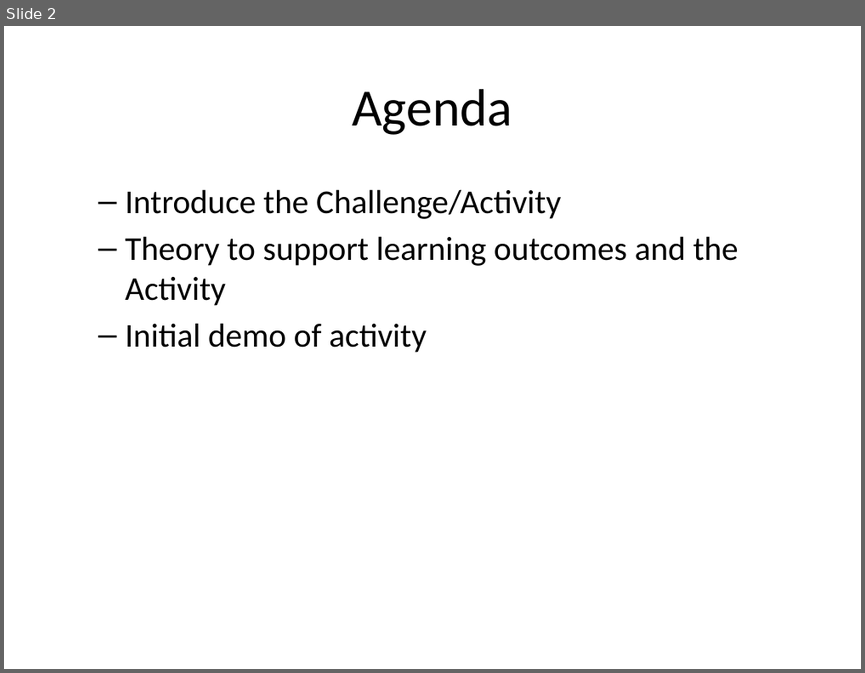
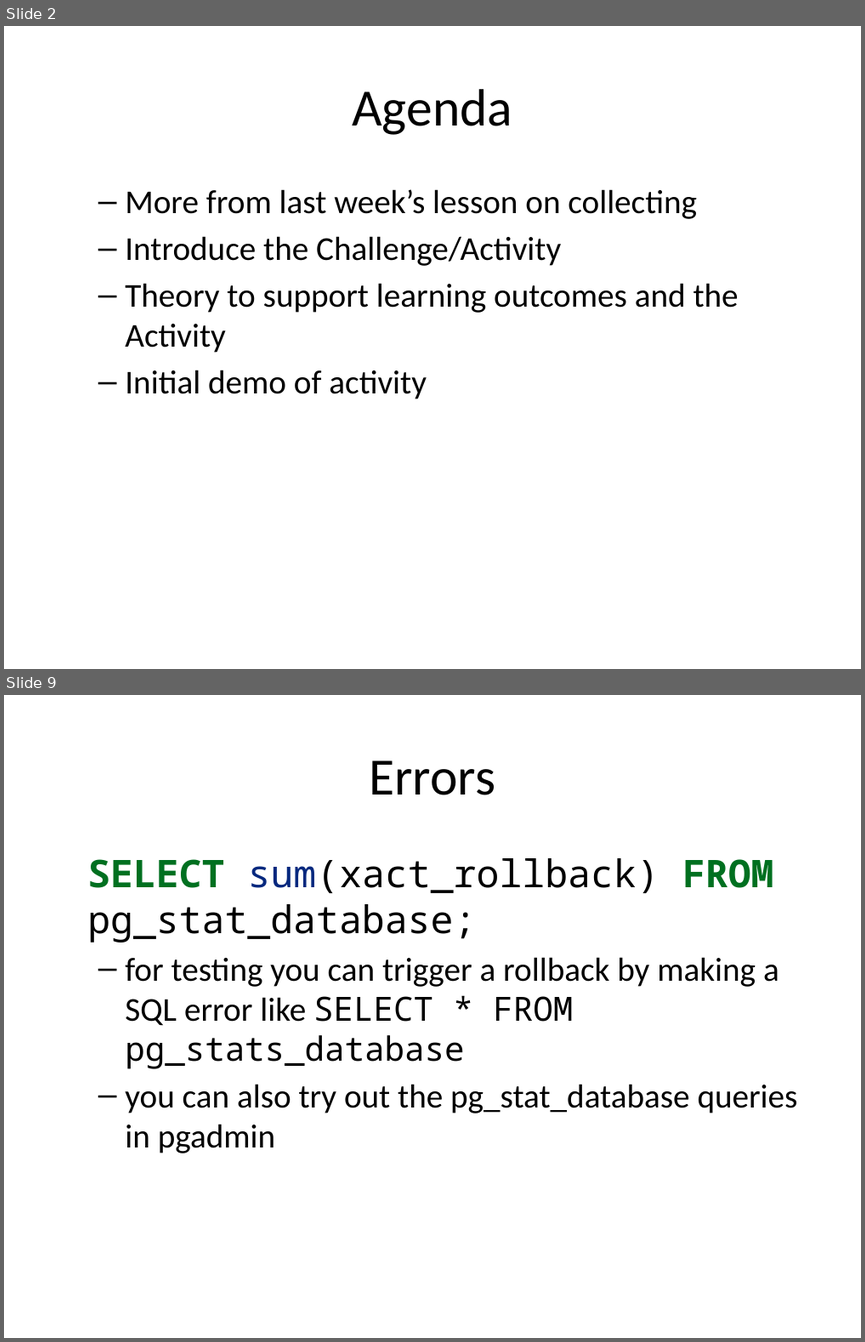
Before and after one commit to rhildred/INFO8985, a slide deck: database_analysis/slides.pptx. Shown one above the other, each under a label of ours: slide 2 before the commit, slides 2 and 9 after it; the slides between them are not shown. The pictures are 865x673 and 865x1342 pixels, drawn with LibreOffice and Linux fonts; fonts in the diff are those of the drawing. Boxes give left, top, right and bottom in pixels: in the first picture for what was removed or moved away, otherwise in the second. Text is boxed around its words. In the diff, an @@ line names an element or a change of style, - is before the commit and + after.

```diff
--- a/database_analysis/slides.pptx
+++ b/database_analysis/slides.pptx
@@ slide 9 added at (4,695,861,1338), background #FFFFFF @@
@@ title added at (369,760,495,795), 44 pt, text #000000 @@
+Errors
@@ text added at (87,858,798,1153), 28 pt, text #000000 @@
+SELECT sum(xact_rollback) FROM pg_stat_database;
+  – for testing you can trigger a rollback by making a SQL error like SELECT * FROM pg_stats_database
+  – you can also try out the pg_stat_database queries in pgadmin
@@ slide 2 changed as well @@
@@ text at (125,189,697,219): paragraph added @@
+  – More from last week’s lesson on collecting
```
Also in this commit, not shown: 1 other slide changed, 16 other slides added, 15 other files.
